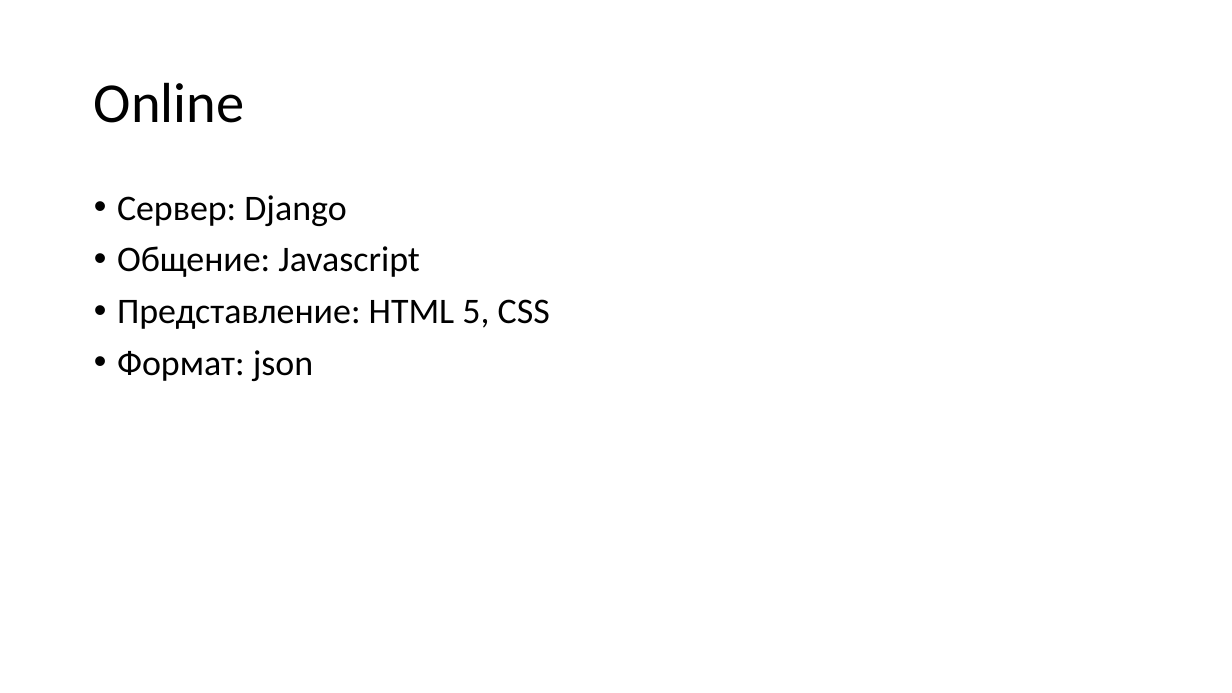
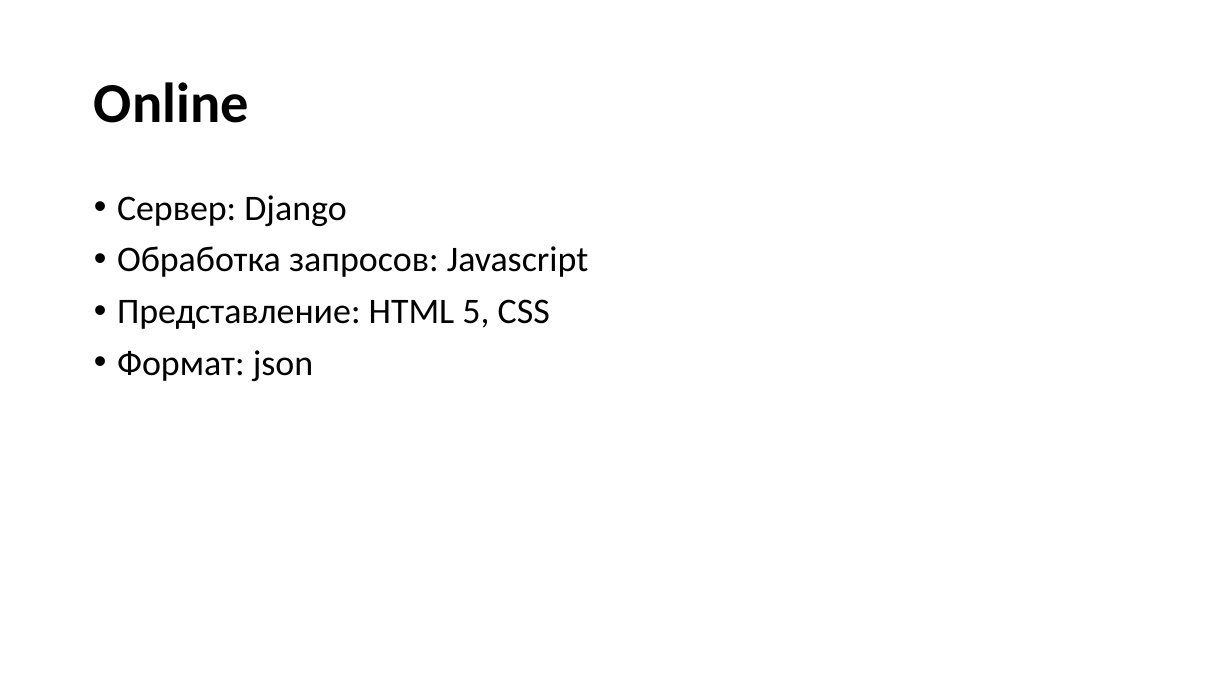
Before and after one commit to LoskutovAnton/Tweets-Sentiment-Analysis, a slide deck: slide 13 of twiton.pptx (slide 12 before the commit). Drawn at 1232x693 pixels with LibreOffice and Linux fonts; fonts in the diff are those of the drawing; background and template pictures are left out. Boxes give left, top, right and bottom in pixels: in the first picture for what was removed or moved away, otherwise in the second. Text is boxed around its words. In the diff, an @@ line names an element or a change of style, - is before the commit and + after.

```diff
--- a/twiton.pptx
+++ b/twiton.pptx
@@ title "Online" at box(94, 82, 249, 123): bold on @@
@@ text at box(117, 246, 589, 277): text changed @@
-• Общение: Javascript
+• Обработка запросов: Javascript
```
Also in this commit, not shown: 6 other slides changed, 8 slides added, 6 slides removed, 1 other file.
